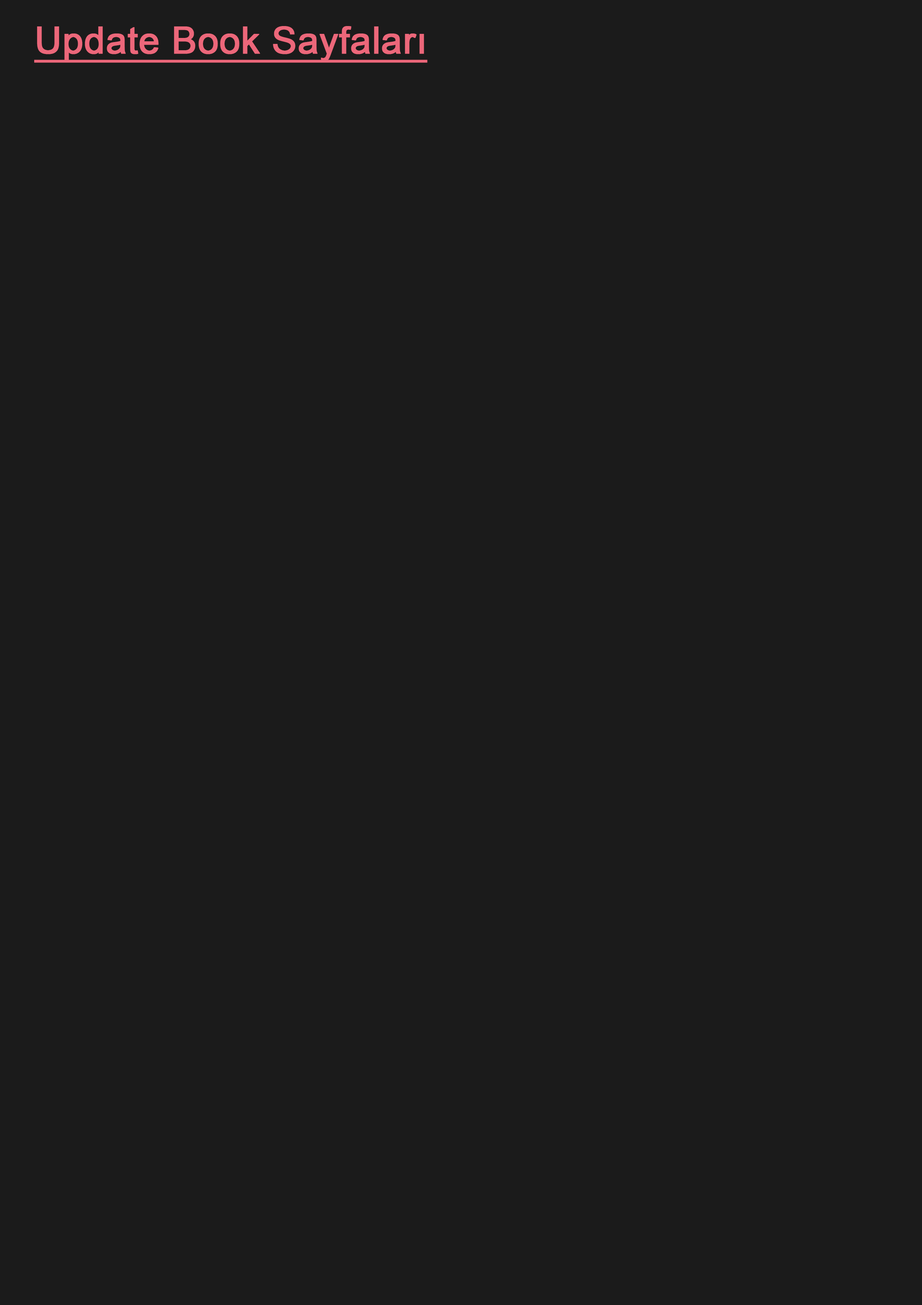
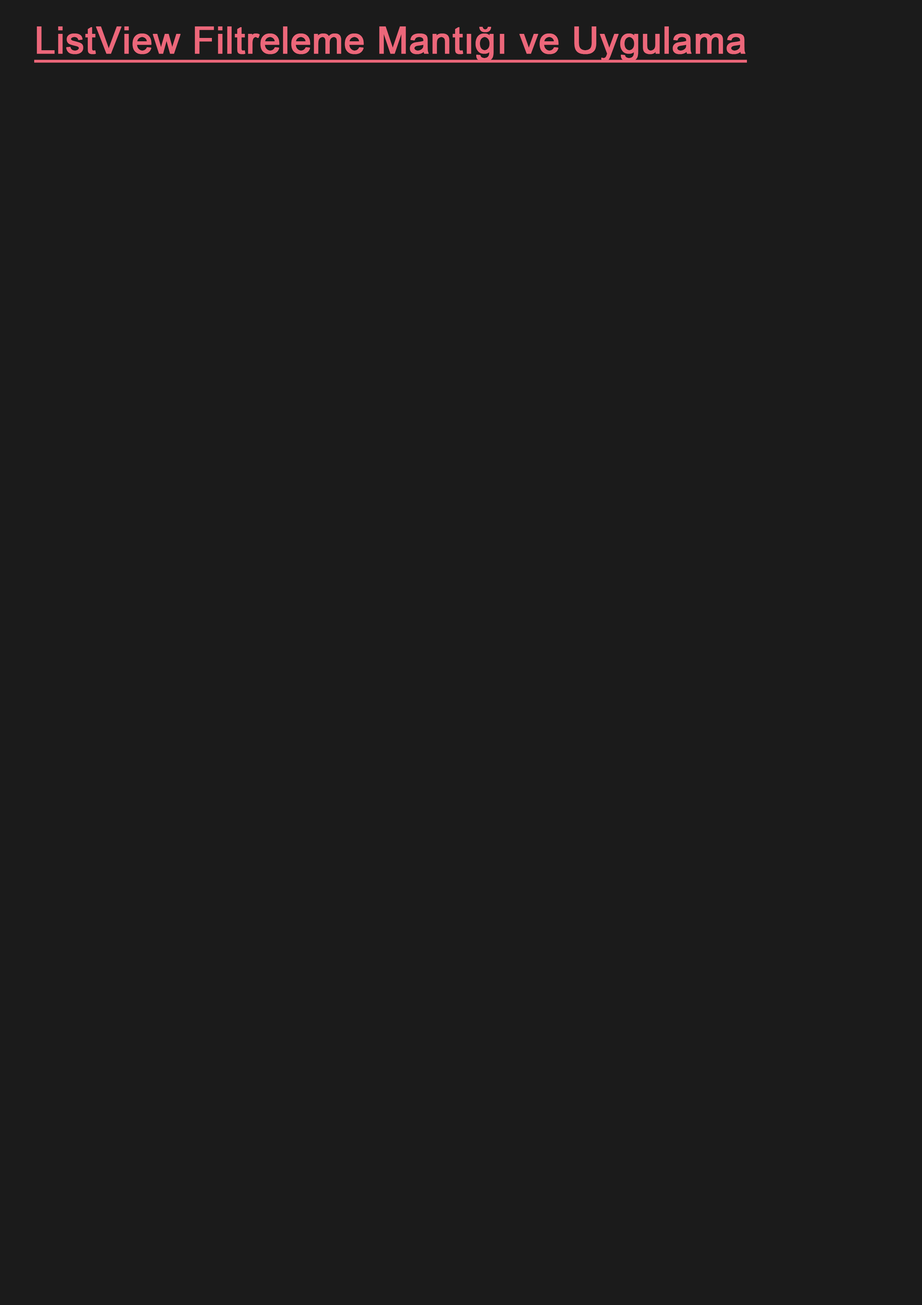
Before/after of a 922px x 1305px layered artwork. What changed in the layer stack:
renamed "Update Book Sayfaları" to "ListView Filtreleme Mantığı ve Uygulama", painted on it over left=36, top=26, right=748, bottom=63
